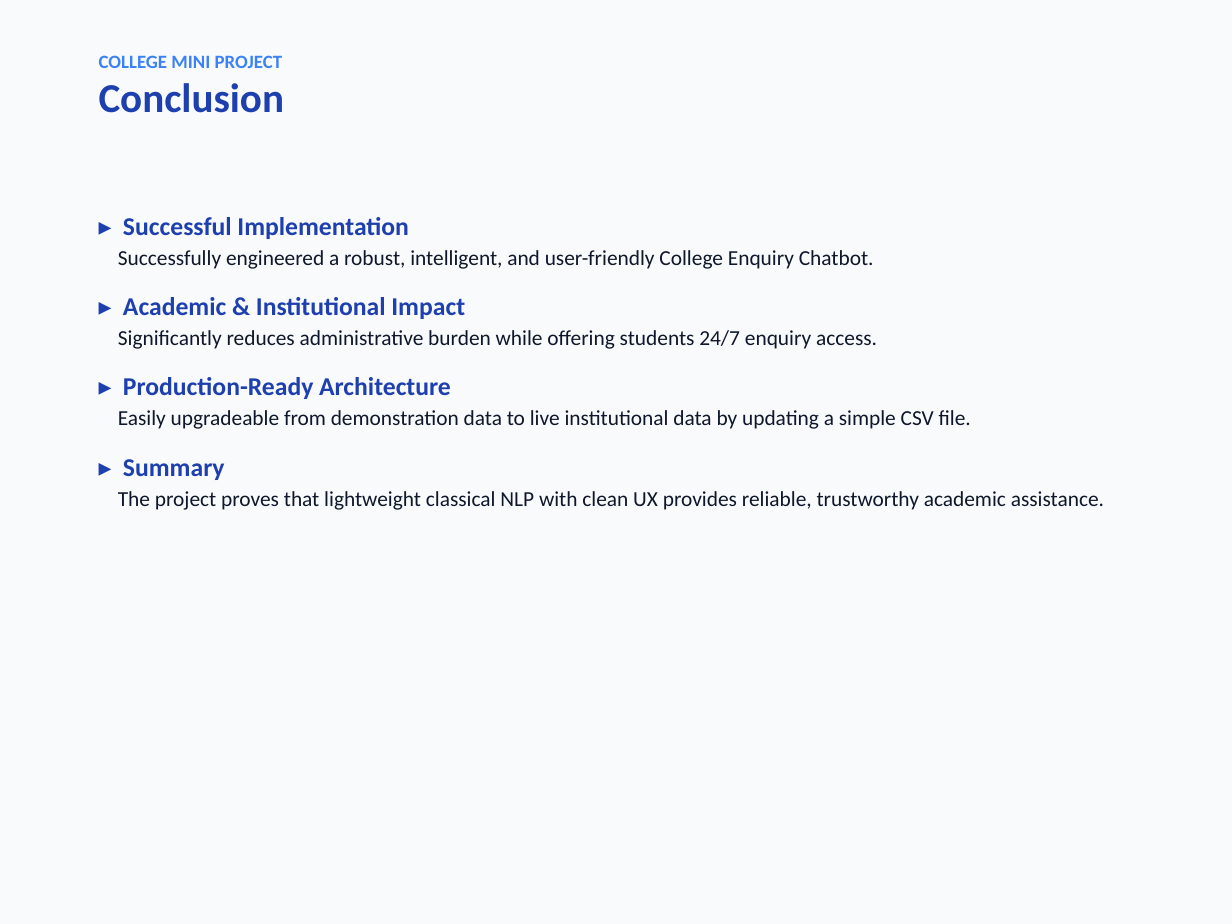
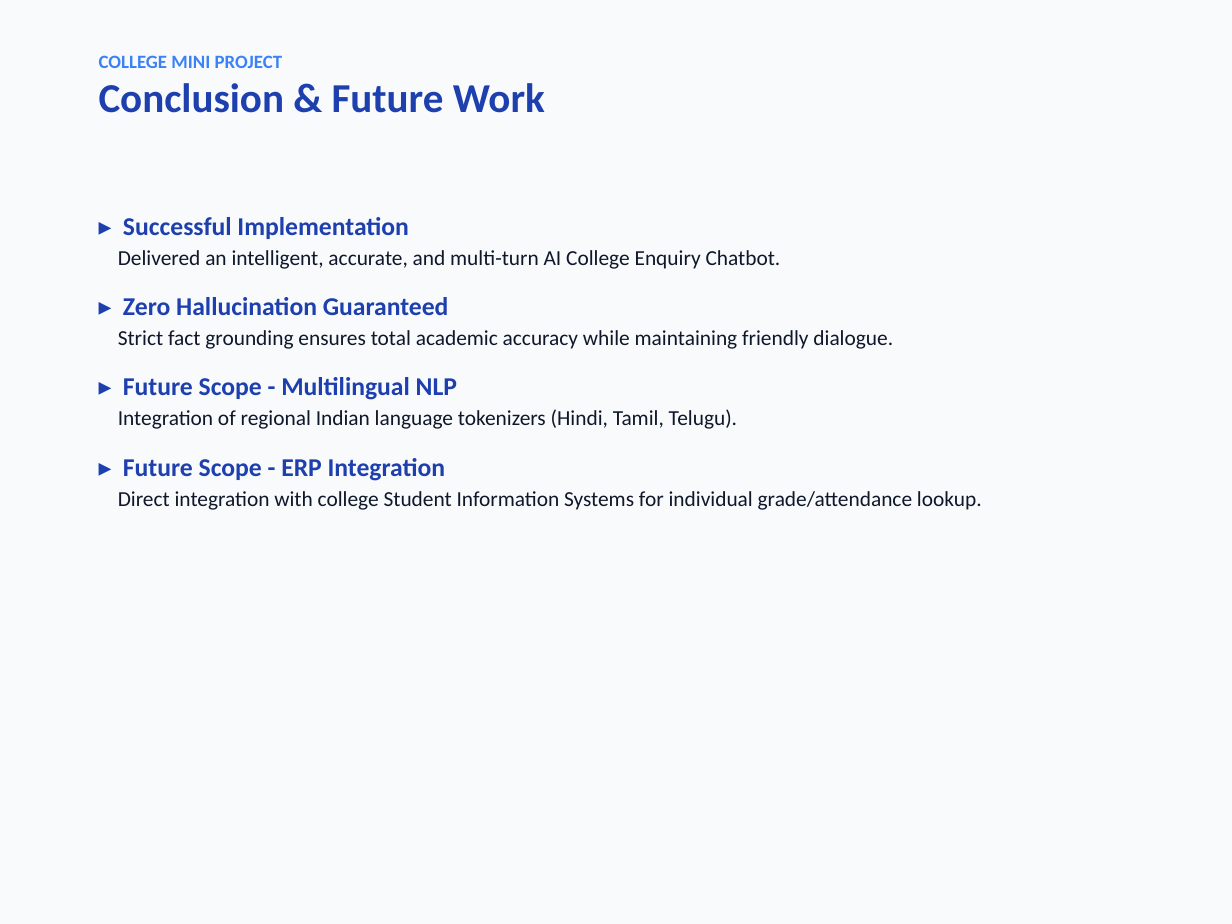
Before and after one commit to kvaruneshruban/AI-Based-College-Enquiry-Chatbot, a slide deck: slide 12 of documentation/presentation.pptx. Drawn at 1232x924 pixels with LibreOffice and Linux fonts; fonts in the diff are those of the drawing. Boxes give left, top, right and bottom in pixels: in the first picture for what was removed or moved away, otherwise in the second. Text is boxed around its words. In the diff, an @@ line names an element or a change of style, - is before the commit and + after.

Commit message:
feat: integrate Google Gemini AI, multi-turn memory, and enhanced UI assets

```diff
--- a/documentation/presentation.pptx
+++ b/documentation/presentation.pptx
@@ text at bbox=[99, 83, 545, 113]: text changed @@
-Conclusion
+Conclusion & Future Work
@@ text at bbox=[118, 250, 982, 510]: text changed @@
-Successfully engineered a robust, intelligent, and user-friendly College Enquiry Chatbot.
-▸ Academic & Institutional Impact
-Significantly reduces administrative burden while offering students 24/7 enquiry access.
-▸ Production-Ready Architecture
-Easily upgradeable from demonstration data to live institutional data by updating a simple CSV file.
-▸ Summary
-The project proves that lightweight classical NLP with clean UX provides reliable, trustworthy academic assistance.
+Delivered an intelligent, accurate, and multi-turn AI College Enquiry Chatbot.
+▸ Zero Hallucination Guaranteed
+Strict fact grounding ensures total academic accuracy while maintaining friendly dialogue.
+▸ Future Scope - Multilingual NLP
+Integration of regional Indian language tokenizers (Hindi, Tamil, Telugu).
+▸ Future Scope - ERP Integration
+Direct integration with college Student Information Systems for individual grade/attendance lookup.
```
Also in this commit, not shown: 10 other slides changed, 1 slide added, 1 slide removed, 50 other files.
